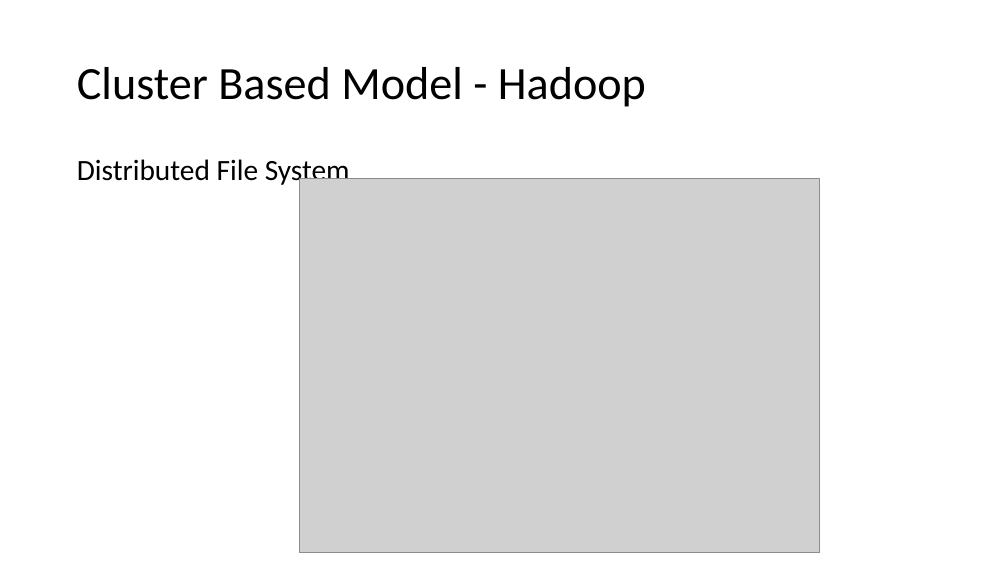
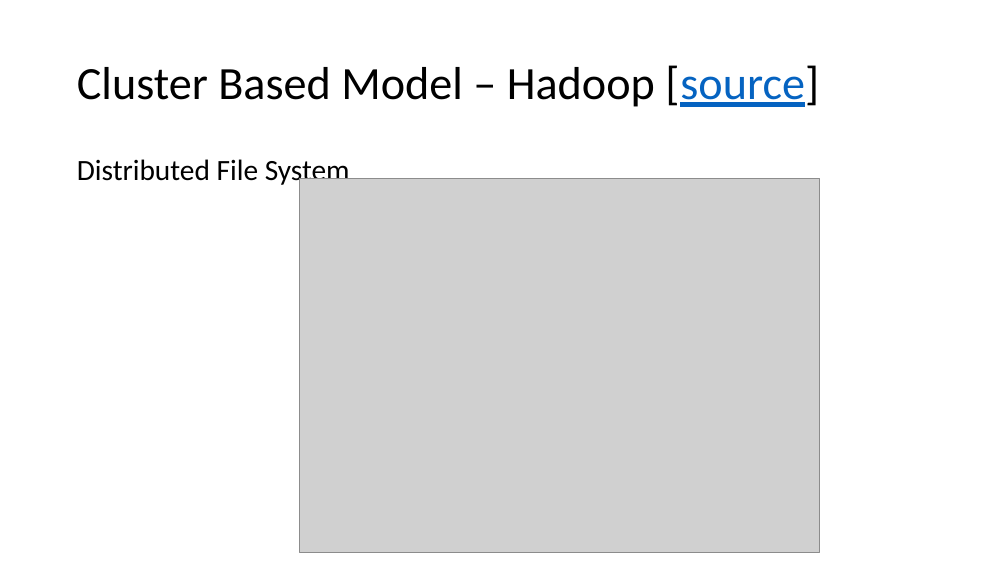
Before and after one commit to marilynwaldman/course, a slide deck: slide 12 of Hadoop/01-OperatingSystems.pptx. Drawn at 1008x567 pixels with LibreOffice and Linux fonts; fonts in the diff are those of the drawing; grey boxes stand for pictures. Boxes give left, top, right and bottom in pixels: in the first picture for what was removed or moved away, otherwise in the second. Text is boxed around its words. In the diff, an @@ line names an element or a change of style, - is before the commit and + after.

```diff
--- a/Hadoop/01-OperatingSystems.pptx
+++ b/Hadoop/01-OperatingSystems.pptx
@@ title at (77, 65, 819, 107): text changed @@
-Cluster Based Model - Hadoop
+Cluster Based Model – Hadoop [source]
```
Also in this commit, not shown: 6 other slides changed, 1 other file.
